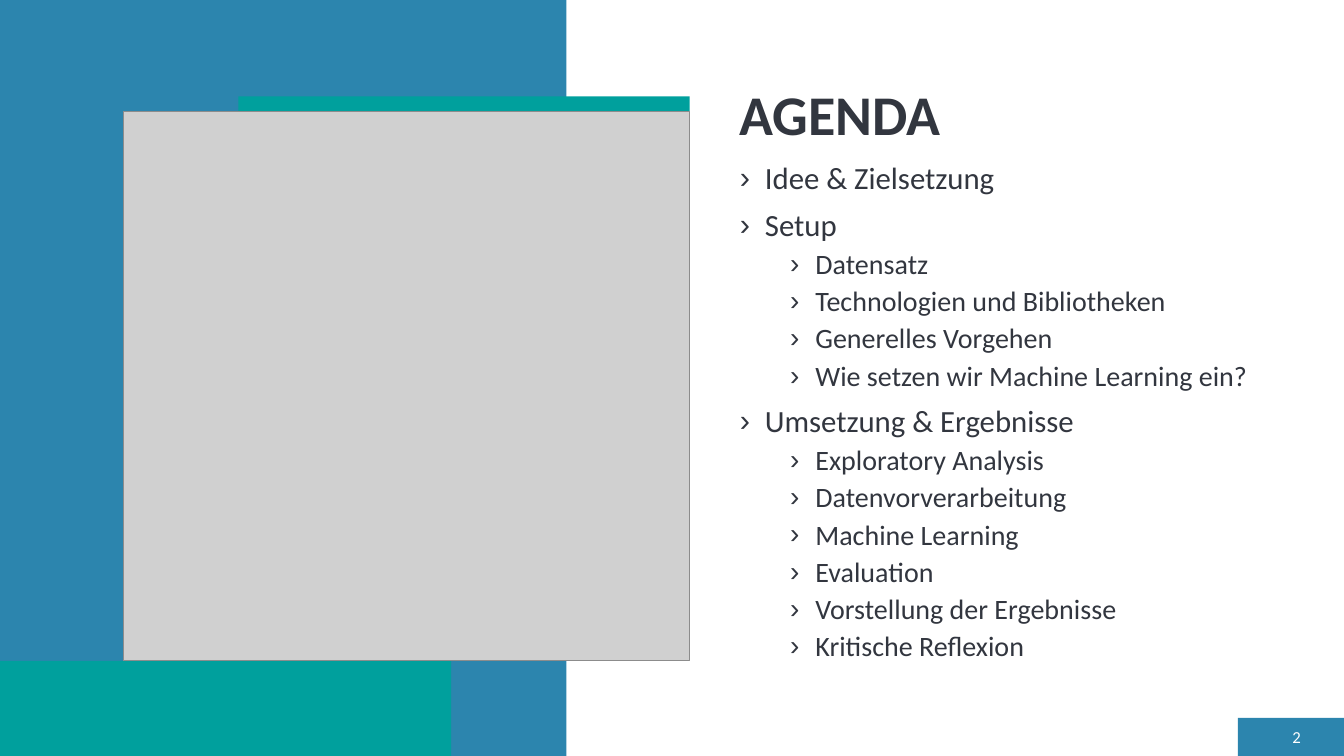
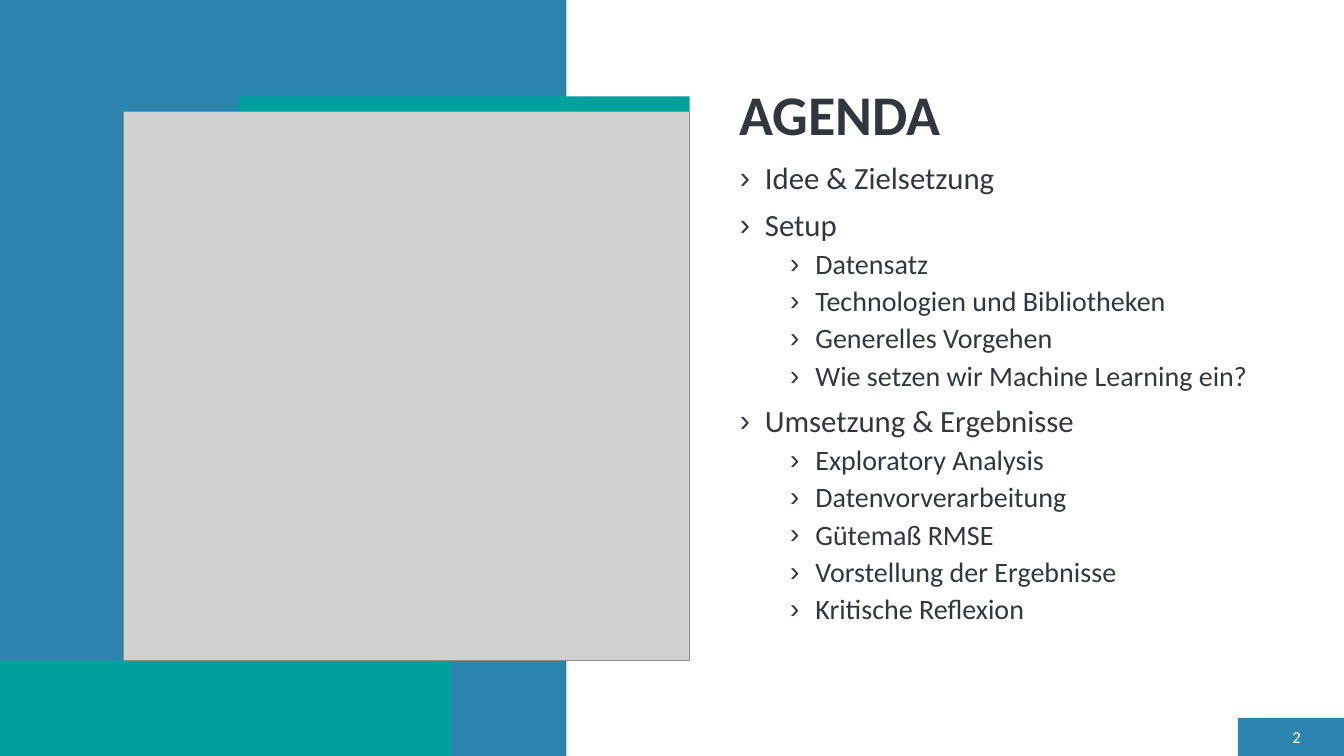
Before and after one commit to LennartFertig/DataExploration_HousePriceSeattle, a slide deck: slide 2 of HousePricePrediction_Präsentation.pptx. Drawn at 1344x756 pixels with LibreOffice and Linux fonts; fonts in the diff are those of the drawing; grey boxes stand for pictures. Boxes give left, top, right and bottom in pixels: in the first picture for what was removed or moved away, otherwise in the second. Text is boxed around its words. In the diff, an @@ line names an element or a change of style, - is before the commit and + after.

```diff
--- a/HousePricePrediction_Präsentation.pptx
+++ b/HousePricePrediction_Präsentation.pptx
@@ text at (x1=815, y1=525, x2=994, y2=545): text changed @@
-  › Machine Learning
-  › Evaluation
+  › Gütemaß RMSE
```
Also in this commit, not shown: 10 other slides changed, 7 slides added, 1 slide removed.
